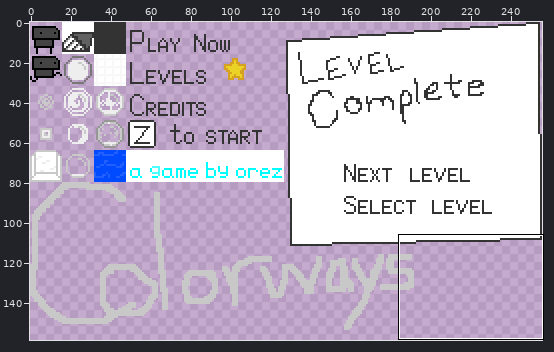
One commit to this sprite sheet: bin/spritesheet.png. The picture above shows the old version from afar; the outline marks the close-up.
Close-up. Earlier state:
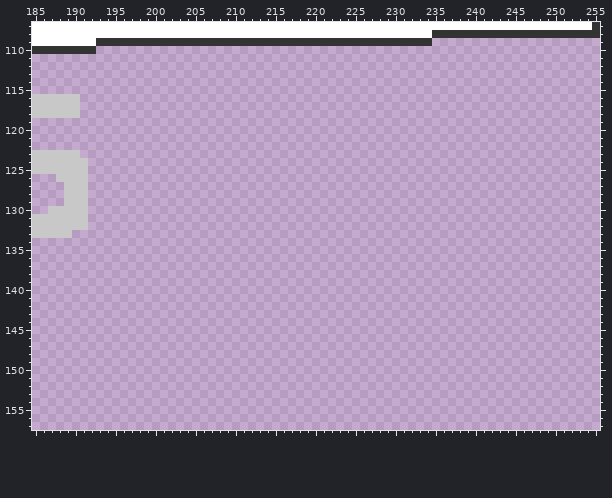
The file is 256x160 pixels. Pixels under 10% opacity are left out. Colours within 5 levels of each other are drawn and written as one. Shown: x 185..255, y 107..157. The wide view leaves out empty margins.
The same view after the edit:
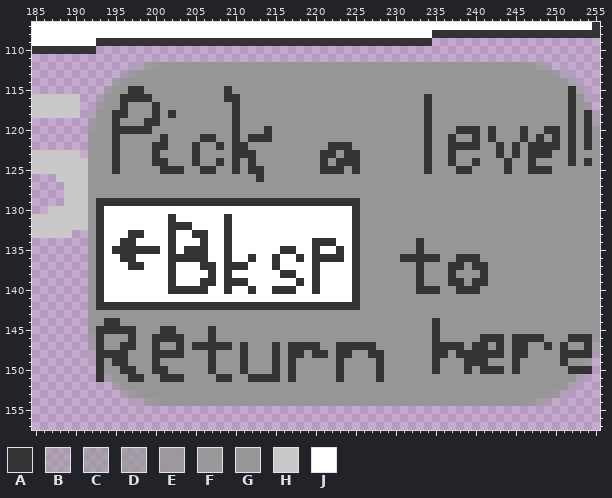
Palette (. is transparent): A #333333  B #96969662  C #9696968e  D #969696ab  E #969696d5  F #969696df  G #969696  H #c8c8c8  J #ffffff
Edits made:
Changed rows in their new state; - is an unchanged pixel.
first column x 192:
112 ------BDFGGGGGGGGGGGGGGGGGGGGGGGGGGGGGGGGGGGGGGGGGGGGGGFDB------
113 ----BEGGGGGGGGGGGGGGGGGGGGGGGGGGGGGGGGGGGGGGGGGGGGGGGGGGGGEB----
114 ---CGGGGGGGGGGGGGGGGGGGGGGGGGGGGGGGGGGGGGGGGGGGGGGGGGGGGGGGGC---
115 --CGGAAGGGGGGGGGGAGGGGGGGGGGGGGGGGGGGGGGGGGGGGGGGGGGGGGGGGGGAC--
116 -BGGAAAAGGGGGGGGGAAGGGGGGGGGGGGGGGGGGGGGGGAGGGGGGGGGGGGGGGGGAGB-
117 -EGGAGGGAGGGGGGGGGAGGGGGGGGGGGGGGGGGGGGGGGAGGGGGGGGGGGGGGGGGAGE-
118 BGGAAGGGAGAGGGGGGGAGGGGGGGGGGGGGGGGGGGGGGGAGGGGGGGGGGGGGGGGGAGAB
119 DGGAGGGAAGGGGGGGGGAGGGGGGGGGGGGGGGGGGGGGGGAGGGGGGGGGGGGGGGGGAGAD
120 FGGAAAAAGGGGGGGGGGAGGGAGGGGGGGGGGGGGGGGGGGAGGGAAAGAGGGAGGAAGAGAF
121 GGGAGGGGGAGGGGAAGGAGAAAGGGGGGGGGGGGGGGGGGGAGGAGGAGAGGGAGAGAGAGAG
122 GGGAGGGGAAGGGAGGAGAAGGGGGGGGGGAAAGGGGGGGGGAGGAAAAGGAGAGAAAAGAGAG
123 GGGAGGGGAGGGGAGGGGAAAGGGGGGGGAAGAAGGGGGGGGAGGAGGGGGAGAGAAAGGAGGG
124 GGGAGGGGAAGGGAGGAGAGAGGGGGGGGAGAAAGGGGGGGGAGGAGGAGGGAGGAGGGGAGAG
125 GGGAGGGGGAAAGGAAGGAGAAGGGGGGGAAAGAGGGGGGGGAGGGAAGGGGAGGAAAGGGGGG
126 GGGGGGGGGGGGGGGGGGGGGAGGGGGGGGGGGGGGGGGGGGGGGGGGGGGGGGGGGGGGGGGG
127 GGGGGGGGGGGGGGGGGGGGGGGGGGGGGGGGGGGGGGGGGGGGGGGGGGGGGGGGGGGGGGGG
128 GGGGGGGGGGGGGGGGGGGGGGGGGGGGGGGGGGGGGGGGGGGGGGGGGGGGGGGGGGGGGGGG
129 GAAAAAAAAAAAAAAAAAAAAAAAAAAAAAAAAAGGGGGGGGGGGGGGGGGGGGGGGGGGGGGG
130 GAJJJJJJJJJJJJJJJJJJJJJJJJJJJJJJJAGGGGGGGGGGGGGGGGGGGGGGGGGGGGGG
131 GAJJJJJJJJAJJJJJJAJJJJJJJJJJJJJJJAGGGGGGGGGGGGGGGGGGGGGGGGGGGGGG
132 GAJJJJJJJJAAAJJJJAJJJJJJJJJJJJJJJAGGGGGGGGGGGGGGGGGGGGGGGGGGGGGG
133 GAJJJAAJJJAJJAAJJAJJJJJJJJJJJJJJJAGGGGGGGGGGGGGGGGGGGGGGGGGGGGGG
134 GAJJAAJJJJAJJJAJJAJJJJJJJJJJAAAJJAGGGGGGGAGGGGGGGGGGGGGGGGGGGGGG
135 GAJAAAAAAJAJAAAJJAJJJJJJAAJJAJJAJAGGGGGGGAGGGGGGGGGGGGGGGGGGGGGG
136 GAJJAAJJJJAAAAAJJAJJAJJAJJAJAAAAJAGGGGGAAAAAGGAAAGGGGGGGGGGGGGGG
137 GAJJJAAJJJAJJJAAJAAAJJJAJJJJAJJJJAGGGGGGGAGGGAAGAAGGGGGGGGGGGGGG
138 GAJJJJJJJJAJJJJAJAJJJJJJAAJJAJJJJAGGGGGGGAGGGAGGGAGGGGGGGGGGGGGG
139 GAJJJJJJJJAJJJAAJAAAJJJJJJAJAJJJJAGGGGGGGAGGGAAGAAGGGGGGGGGGGGGG
140 GAJJJJJJJJAAAAAJJAJJAJJAAAJJAJJJJAGGGGGGGAAAGGAAAGGGGGGGGGGGGGGG
141 GAJJJJJJJJJJJJJJJJJJJJJJJJJJJJJJJAGGGGGGGGGGGGGGGGGGGGGGGGGGGGGG
142 GAAAAAAAAAAAAAAAAAAAAAAAAAAAAAAAAAGGGGGGGGGGGGGGGGGGGGGGGGGGGGGG
143 GGGGGGGGGGGGGGGGGGGGGGGGGGGGGGGGGGGGGGGGGGGGGGGGGGGGGGGGGGGGGGGG
144 GGAAGGGGGGGGGGGGGGGGGGGGGGGGGGGGGGGGGGGGGGGAGGGGGGGGGGGGGGGGGGGG
145 GAAAAAGGGAAGGGGAGGGGGGGGGGGGGGGGGGGGGGGGGGGAGGGGGGGGGGGGGGGGGGGG
146 FAGGGAGGAAAAGGGAGGGGGGGGGGGGGGGGGGGGGGGGGGGAGGGGGAAAGAAAAGGGAAAF
147 DAGGAAGGAGGAGAAAAAGAGGGAGAAAAGGAAAAAGGGGGGGAAAAGAAGAGAAGGAGAGGAD
148 BAAAAGGGAAAAGGGAGGGAGGGAGAAGAAGAAGGAAGGGGGGAAGAAAAAAGAAGGGGAAAAB
149 -AGAAGGGAGGGGGGAGGGAGGGAGAGGGGGAGGGGAGGGGGGAGGGAAAGGGAGGGGGAGGE-
150 -AGGAAGGAAGGGGGAGGGAGGGAGAGGGGGAGGGGAGGGGGGAGGGAGAAAGAGGGGGGAAA-
151 -ACGGAAGGAAAGGGGAAGGAAAAGAGGGGGAGGGGAGGGGGGGGGGGGGGGGGGGGGGGGC--
152 ---CGGGGGGGGGGGGGGGGGGGGGGGGGGGGGGGGGGGGGGGGGGGGGGGGGGGGGGGGC---
153 ----BEGGGGGGGGGGGGGGGGGGGGGGGGGGGGGGGGGGGGGGGGGGGGGGGGGGGGEB----
154 ------BDFGGGGGGGGGGGGGGGGGGGGGGGGGGGGGGGGGGGGGGGGGGGGGGFDB------
Changed places in both close-ups, as pixel boxes (x1, y1, x2, y2):
added: (88, 62, 600, 406)
